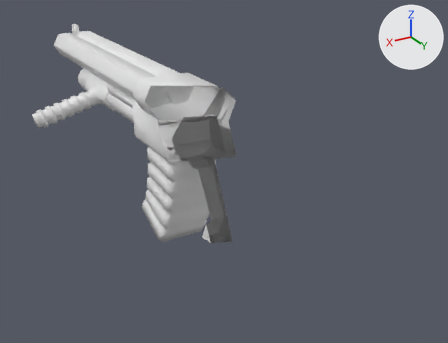
The Blender file modeling/autoshotgun.blend as it was, and as the next commit left it.
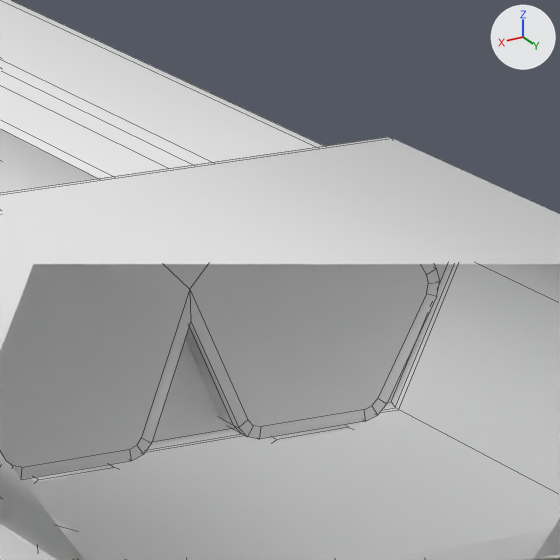
Each version is shown whole from a 50 mm camera at (0.325, 0.579, 0.234) aimed at (-0.036, -0.022, -0.066), then close up on the part from 33% to 46% of the width and 17% to 34% of the height. Every picture has the same lights, and +X, +Y and +Z are marked at upper right. The older version's two pictures come first. The close-ups show mesh edges as thin lines. Everything nearer to the camera than a plane just in front of the edit is cut away.

The older version as bpy lines, for what is in view:
```python
me_cube_006 = bpy.data.meshes.new('Cube.006')
me_cube_006.from_pydata(...)  # 66 vertices, 56 faces; spans x -0.048..0.048, y -0.13..0.06, z -0.042..0.043
me_cube_006.polygons.foreach_set('use_smooth', [True] * 56)
me_cylinder = bpy.data.meshes.new('Cylinder')
me_cylinder.from_pydata(...)  # 225 vertices, 201 faces; spans x -0.036..0.036, y -0.449..-0.1, z 0.004..0.052
me_cylinder.polygons.foreach_set('use_smooth', [True] * 201)
me_cylinder_001 = bpy.data.meshes.new('Cylinder.001')
me_cylinder_001.from_pydata(...)  # 96 vertices, 76 faces; spans x -0.035..0.035, y -0.346..-0.1, z -0.032..0.003
me_cylinder_001.polygons.foreach_set('use_smooth', [True] * 76)
ob_cube_004 = bpy.data.objects.new('Cube.004', me_cube_006)
ob_cube_004.location = (0.0, 0.0, 0.0)
ob_cylinder = bpy.data.objects.new('Cylinder', me_cylinder)
ob_cylinder.location = (0.0, 0.0, 0.0)
ob_cylinder_001 = bpy.data.objects.new('Cylinder.001', me_cylinder_001)
ob_cylinder_001.location = (0.0, 0.0, 0.0)
# also in view: 'Cube' at (0.0, 0.133, -0.052); 'Cube.002' at (0.043, -0.159, -0.006)
```
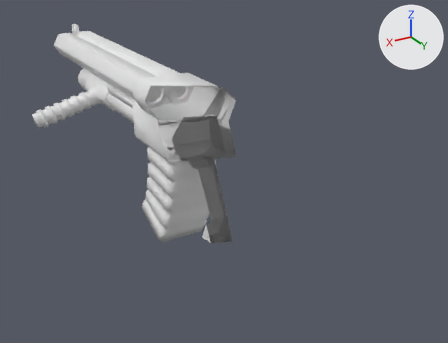
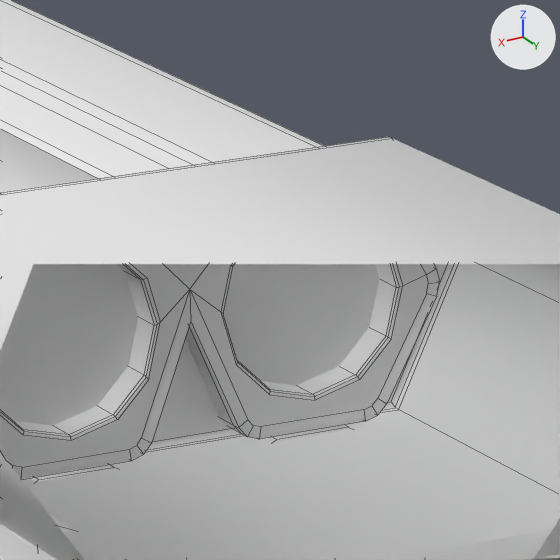
The edits, one by one:
me_cylinder is used by ob_cylinder; location (0.0, 0.0, 0.0).
me_cylinder had 225 vertices, 201 faces and spanned x -0.036..0.036, y -0.449..-0.1, z 0.004..0.052.
me_cylinder now has 345 vertices, 301 faces and spans x -0.036..0.036, y -0.449..-0.1, z 0.004..0.052.
Part 1, on me_cylinder:
2 faces are deleted.
112 vertices are added at x -0.031..0.031, y -0.142..-0.1, z 0.008..0.034.
8 new vertices lie (0.0, 0.04, 0.0) away from vertices in x -0.03..0.03, y -0.141, z 0.015..0.027.
102 new faces join them.

Pixel boxes [x1, y1, x2, y2] of what changed, in the close-ups (560 x 560 px):
part 1 of me_cylinder, cut back: [0, 264, 428, 467] in both
